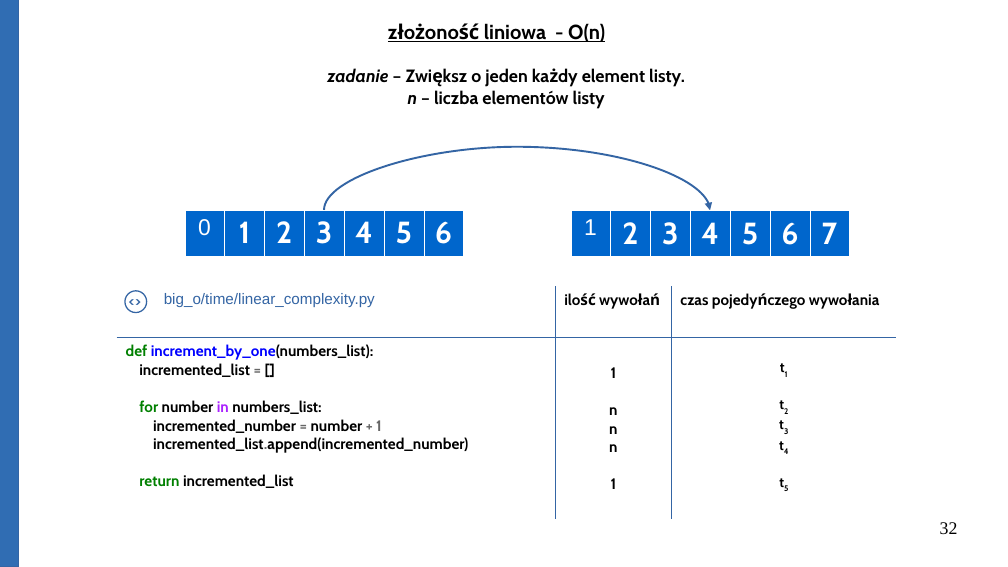
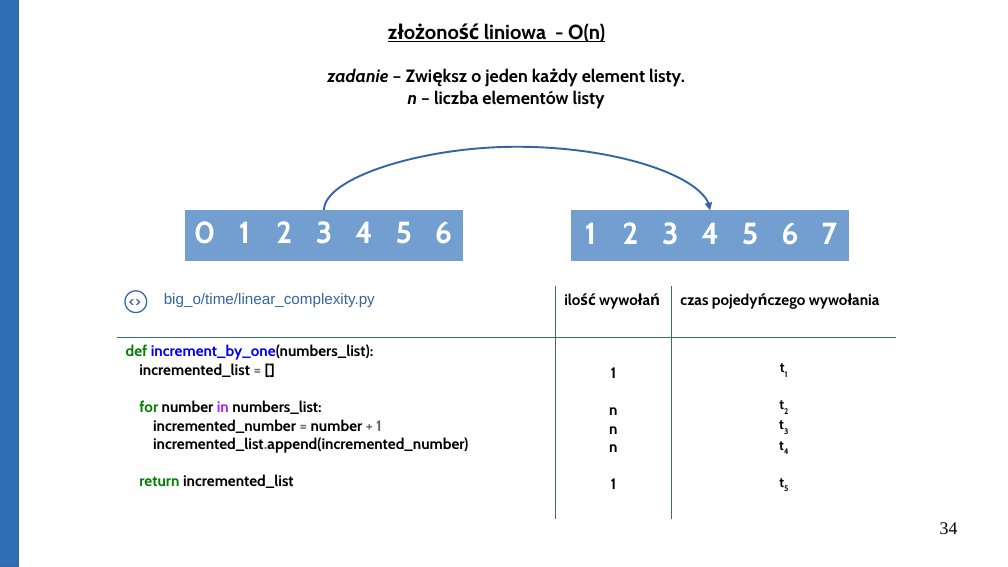
Before and after one commit to Michael-Wisniewski/algorithmic-workshop, a slide deck: slide 34 of gotowa.odp (slide 32 before the commit). Drawn at 1008x567 pixels with LibreOffice and Linux fonts; fonts in the diff are those of the drawing. Boxes give left, top, right and bottom in pixels: in the first picture for what was removed or moved away, otherwise in the second. Text is boxed around its words. In the diff, an @@ line names an element or a change of style, - is before the commit and + after.

```diff
--- a/gotowa.odp
+++ b/gotowa.odp
@@ table at [185, 210, 466, 258] @@
@@ fill #0066CC to #729FCF in row 1 @@
@@ size 18 to 24 pt, font Arial to Cabin, bold on in "0" @@
@@ borders changed @@
@@ table at [571, 210, 852, 258] @@
@@ fill #0066CC to #729FCF in row 1 @@
@@ size 18 to 24 pt, font Arial to Cabin, bold on in "1" @@
@@ borders changed @@
@@ page number at [940, 522, 958, 534]: text changed @@
-32
+34
```
Also in this commit, not shown: 12 other slides changed, 4 slides added, 1 slide removed, 7 other files.
